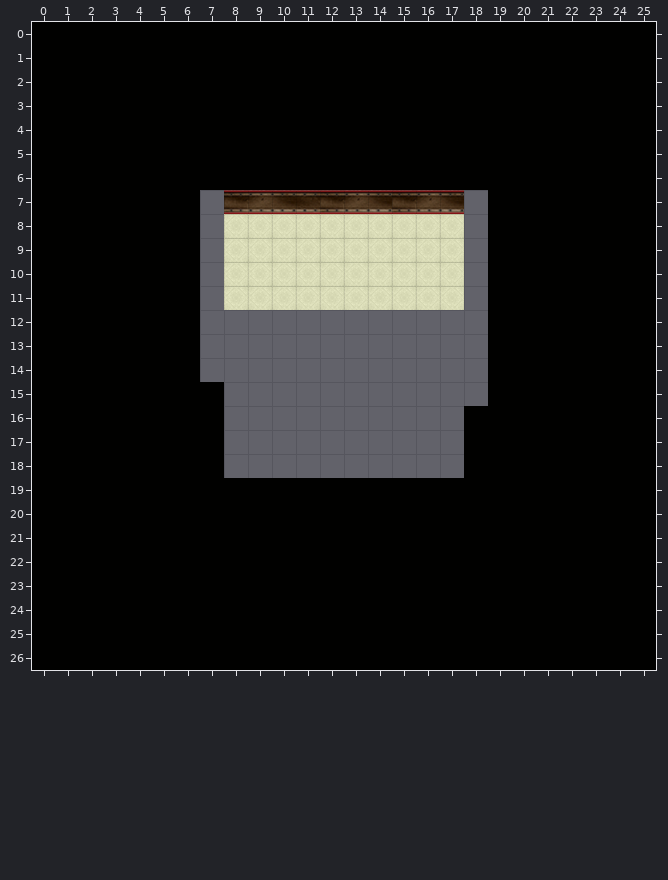
A Tiled map gets an edit: data/maps/elektro_1-7.tmx. The first picture shows the starting point.
Cells are 32x32 px. Shown: x 0..25, y 0..26.
Once edited:
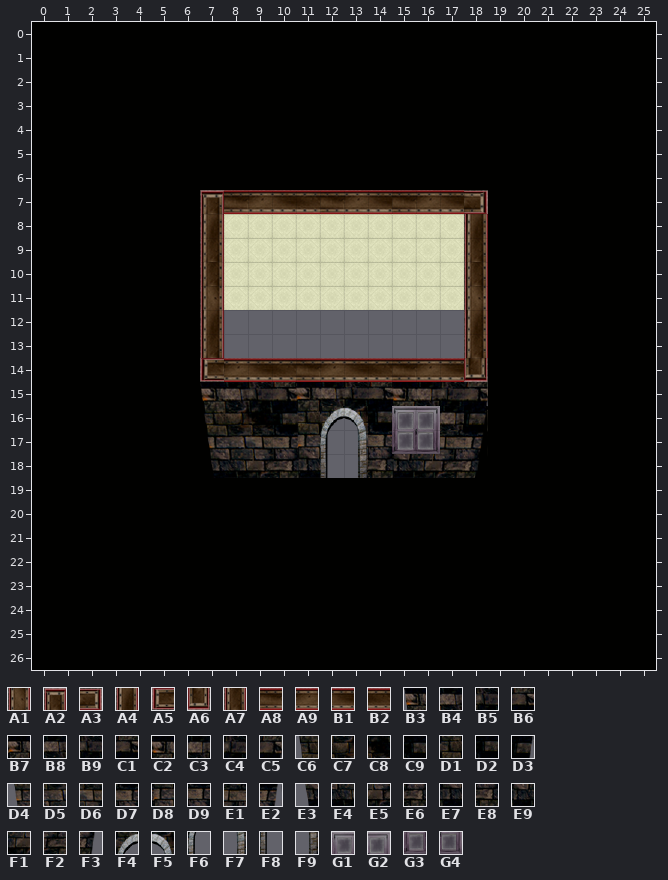
Key: from "DUVAR": A1 25, A2 40, A3 41, A4 42, A5 57, A6 58, A7 59, A8 68, A9 69, B1 70, B2 71, B3 102, B4 103, B5 104, B6 105, B7 106, B8 107, B9 108, C1 109, C2 110, C3 111, C4 112, C5 113, C6 119, C7 120, C8 121, C9 122, D1 123, D2 126, D3 130, D4 136, D5 137, D6 138, D7 139, D8 140, D9 143, E1 146, E2 147, E3 153, E4 154, E5 155, E6 156, E7 157, E8 160, E9 161, F1 162, F2 163, F3 164; from "kapc": F4 0, F5 1, F6 2, F7 3, F8 4, F9 5; from "pen": G1 2, G2 3, G3 6, G4 7.
__ is an empty cell, .. an unchanged one.
Tiles of an added or newly shown layer are drawn over the layers below it.
See-through tiles are keyed as they look on the map.
The exact change:
--- layer "Top" (now shown)
@@ x 7..18 @@
- 7 __ .. .. .. .. .. .. .. .. .. .. __
- 8 __ .. .. .. .. .. .. .. .. .. .. __
- 9 __ .. .. .. .. .. .. .. .. .. .. __
-10 __ .. .. .. .. .. .. .. .. .. .. __
-11 __ .. .. .. .. .. .. .. .. .. .. __
-12 __ .. .. .. .. .. .. .. .. .. .. __
-13 __ .. .. .. .. .. .. .. .. .. .. __
-14 __ __ __ __ __ __ __ __ __ __ __ __
-15 __ __ __ __ __ __ __ __ __ __ __ __
-16 __ __ __ __ __ __ __ __ __ __ __ __
-17 __ __ __ __ __ __ __ __ __ __ __ __
-18 __ __ __ __ __ __ __ __ __ __ __ __
+ 7 A2 .. .. .. .. .. .. .. .. .. .. A3
+ 8 A4 .. .. .. .. .. .. .. .. .. .. A4
+ 9 A7 .. .. .. .. .. .. .. .. .. .. A7
+10 A7 .. .. .. .. .. .. .. .. .. .. A7
+11 A1 .. .. .. .. .. .. .. .. .. .. A1
+12 A4 .. .. .. .. .. .. .. .. .. .. A4
+13 A7 .. .. .. .. .. .. .. .. .. .. A7
+14 A5 A9 B1 B2 A8 A9 B1 B2 A8 A9 B1 A6
+15 B3 B4 B5 B6 B7 B8 B9 C1 C2 C3 C4 C5
+16 C6 C7 C8 C9 D1 F4 F5 D2 G1 G2 C3 D3
+17 D4 D5 D6 D7 D8 F6 F7 D9 G3 G4 E1 E2
+18 E3 E4 E5 E6 E7 F8 F9 E8 E9 F1 F2 F3
Changed places in both pictures, as pixel boxes (x1, y1, x2, y2):
added: (200, 190, 488, 478)
